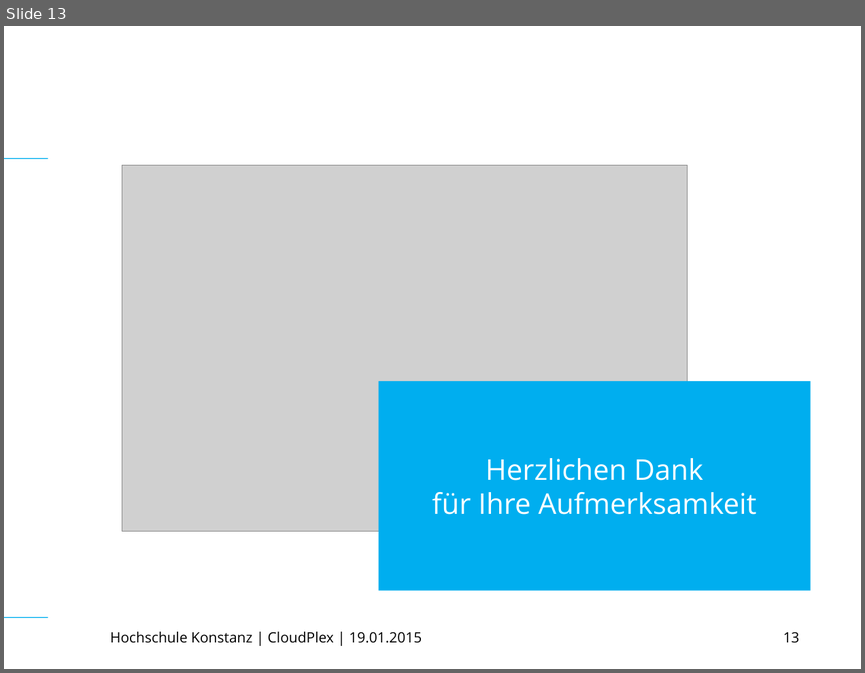
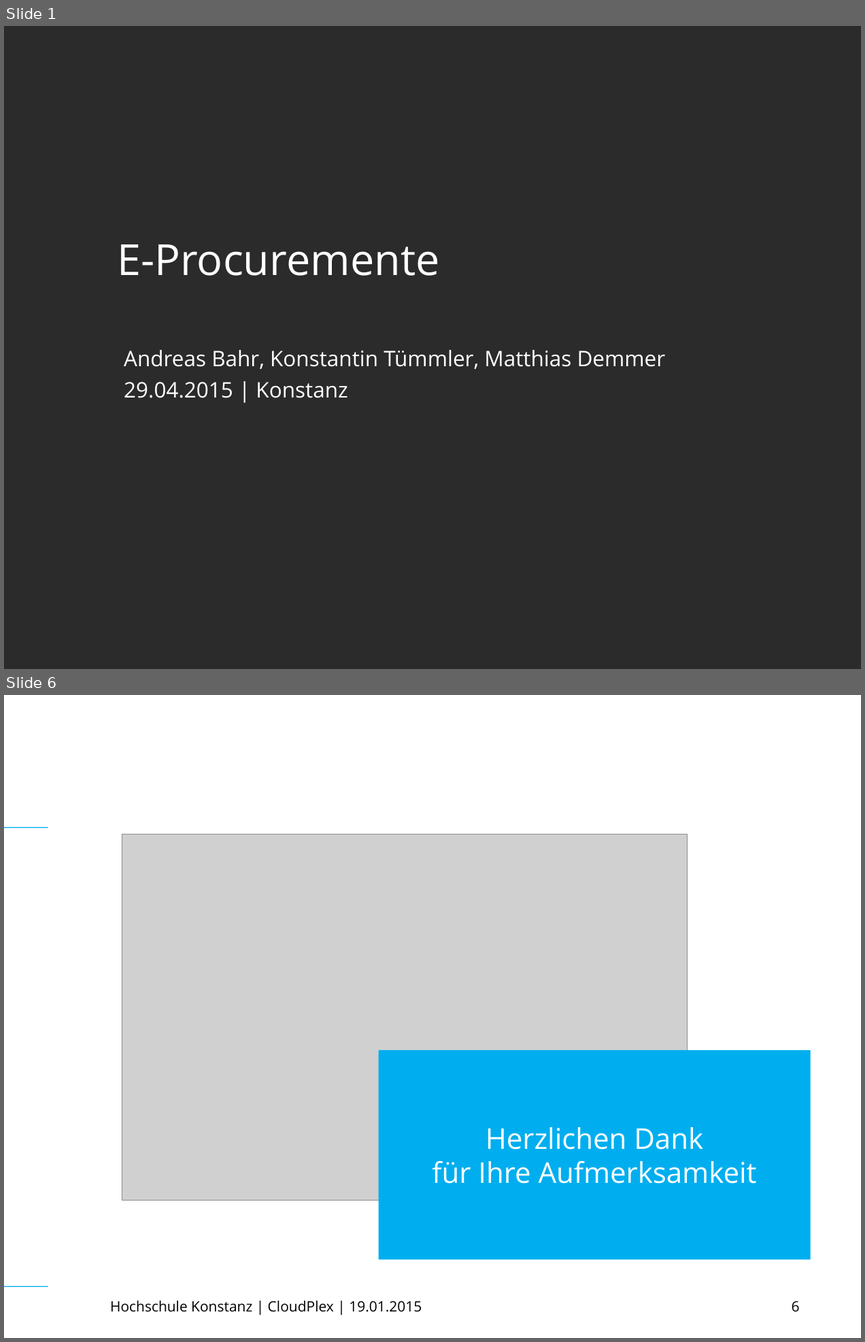
Before and after one commit to TuemmlerKon/web-tech, a slide deck: praesentation/WebTech (Final).ppt. Shown one above the other, each under a label of ours: slide 13 before the commit, slides 1 and 6 after it; the slides between them are not shown. The pictures are 865x673 and 865x1342 pixels, drawn with LibreOffice and Linux fonts; fonts in the diff are those of the drawing; grey boxes stand for pictures; background and template pictures are left out; a plain dark background stands for a picture behind light text. Boxes give left, top, right and bottom in pixels: in the first picture for what was removed or moved away, otherwise in the second. Text is boxed around its words. In the diff, an @@ line names an element or a change of style, - is before the commit and + after.

```diff
--- a/praesentation/WebTech (Final).ppt
+++ b/praesentation/WebTech (Final).ppt
@@ slide 1 added at <box>4,26,861,669</box>, background picture (left out) @@
@@ title added at <box>117,244,439,276</box>, 36 pt, text #FFFFFF @@
+E-Procuremente
@@ subtitle added at <box>124,350,666,398</box>, 18 pt, text #FFFFFF @@
+Andreas Bahr, Konstantin Tümmler, Matthias Demmer
+29.04.2015 | Konstanz
@@ what was slide 13 is now slide 6 @@
@@ page number at <box>791,1300,800,1312</box>: text changed @@
-13
+6
```
Also in this commit, not shown: 4 slides changed, 8 slides removed.
